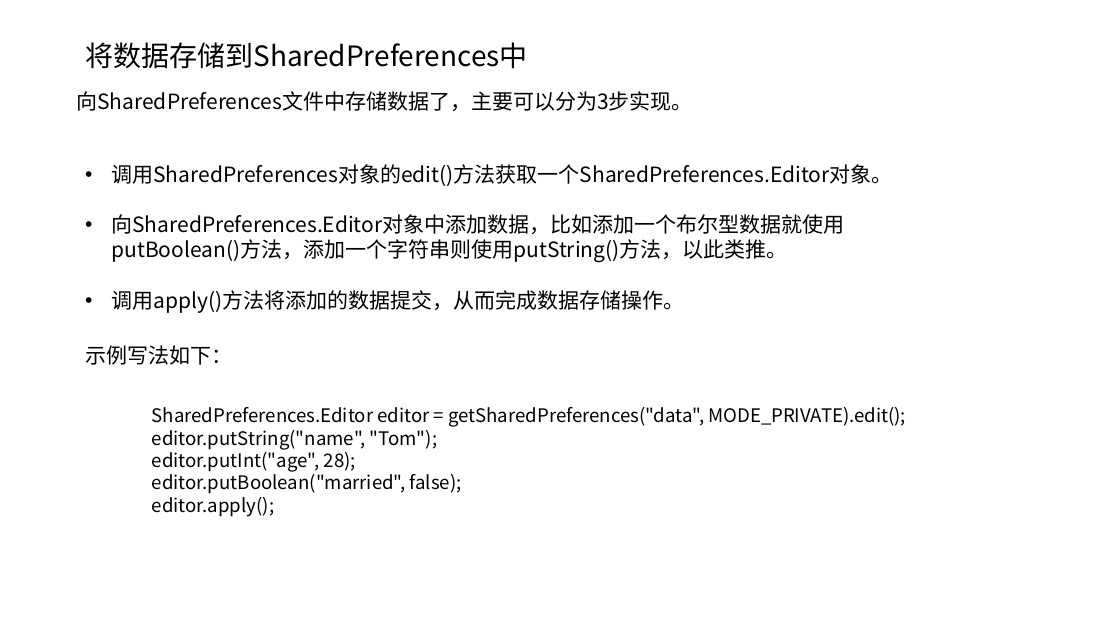
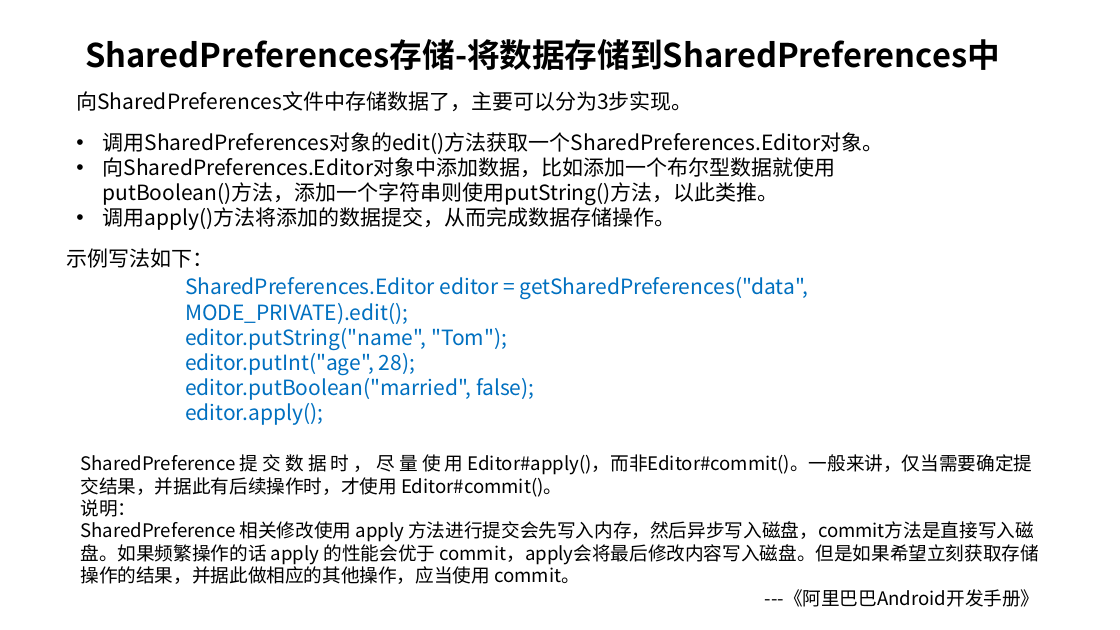
Before and after one commit to MultmediaMetaverse/LearningMultiMedia, a slide deck: slide 11 of Android 持久化技术+跨程序共享数据技术ContentProvider详解.pptx (slide 10 before the commit). Drawn at 1120x630 pixels with LibreOffice and Linux fonts; fonts in the diff are those of the drawing. Boxes give left, top, right and bottom in pixels: in the first picture for what was removed or moved away, otherwise in the second. Text is boxed around its words. In the diff, an @@ line names an element or a change of style, - is before the commit and + after.

```diff
--- a/Android 持久化技术+跨程序共享数据技术ContentProvider详解.pptx
+++ b/Android 持久化技术+跨程序共享数据技术ContentProvider详解.pptx
@@ title at [85, 39, 999, 70]: text changed; size 24 to 28 pt; bold on @@
-将数据存储到SharedPreferences中
+SharedPreferences存储-将数据存储到SharedPreferences中
@@ text "调用SharedPreferences对象的edit()方法获取一个SharedPreferences.Editor对象 ..." rewrapped from [111, 164, 892, 313] to [103, 132, 884, 230] @@
@@ text "示例写法如下：": place and size @@
-text "示例写法如下：" at [85, 345, 232, 365]
+text "示例写法如下：" at [67, 248, 214, 268]
@@ text "SharedPreferences.Editor editor = getSharedPreferences("data ...": place and size @@
-text "SharedPreferences.Editor editor = getSharedPreferences("data ..." at [152, 407, 906, 517]
+text "SharedPreferences.Editor editor = getSharedPreferences("data ..." at [185, 277, 809, 425]
@@ text "SharedPreferences.Editor editor = getSharedPreferences("data ..." at [185, 277, 809, 425]: size 16 to 18 pt, text colour #000000 to #0070C0 @@
@@ text added at [80, 454, 1040, 607], 16 pt, text #000000 @@
+SharedPreference 提 交 数 据 时 ， 尽 量 使 用 Editor#apply()，而非Editor#commit()。一般来讲，仅当需要确定提交结果，并据此有后续操作时，才使用 Editor#commit()。
+说明：
+SharedPreference 相关修改使用 apply 方法进行提交会先写入内存，然后异步写入磁盘，commit方法是直接写入磁盘。如果频繁操作的话 apply 的性能会优于 commit，apply会将最后修改内容写入磁盘。但是如果希望立刻获取存储操作的结果，并据此做相应的其他操作，应当使用 commit。
+---《阿里巴巴Android开发手册》
```
Also in this commit, not shown: 30 other slides changed, 2 slides added, 1 slide removed.
